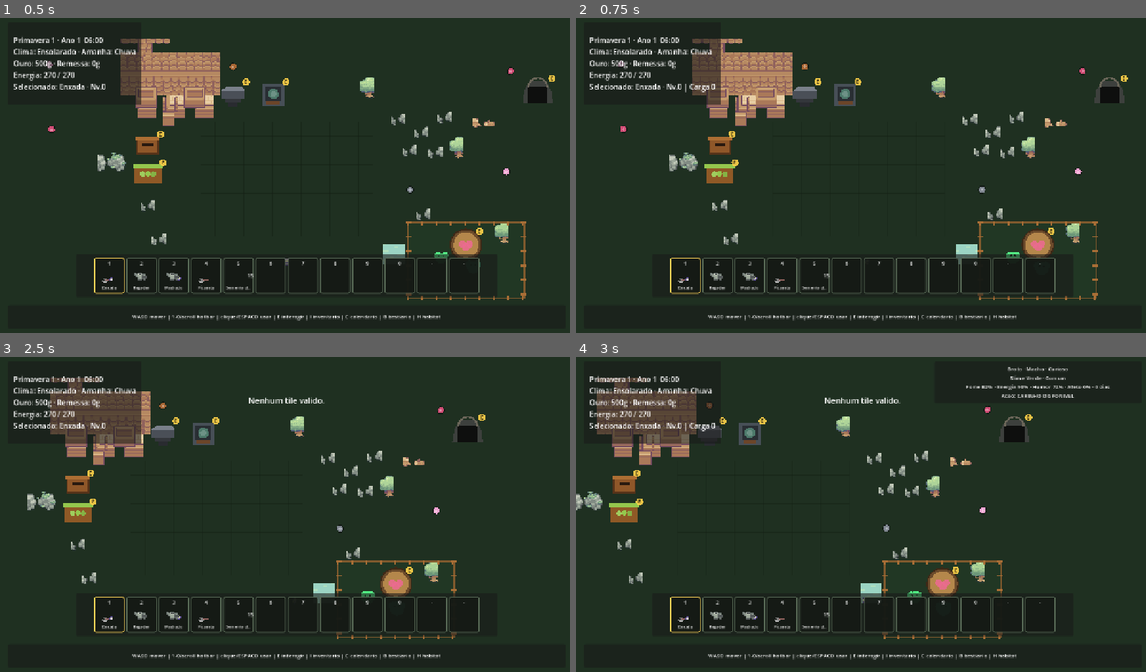
Above: before the commit, frames 1-4 (two rows, left to right).
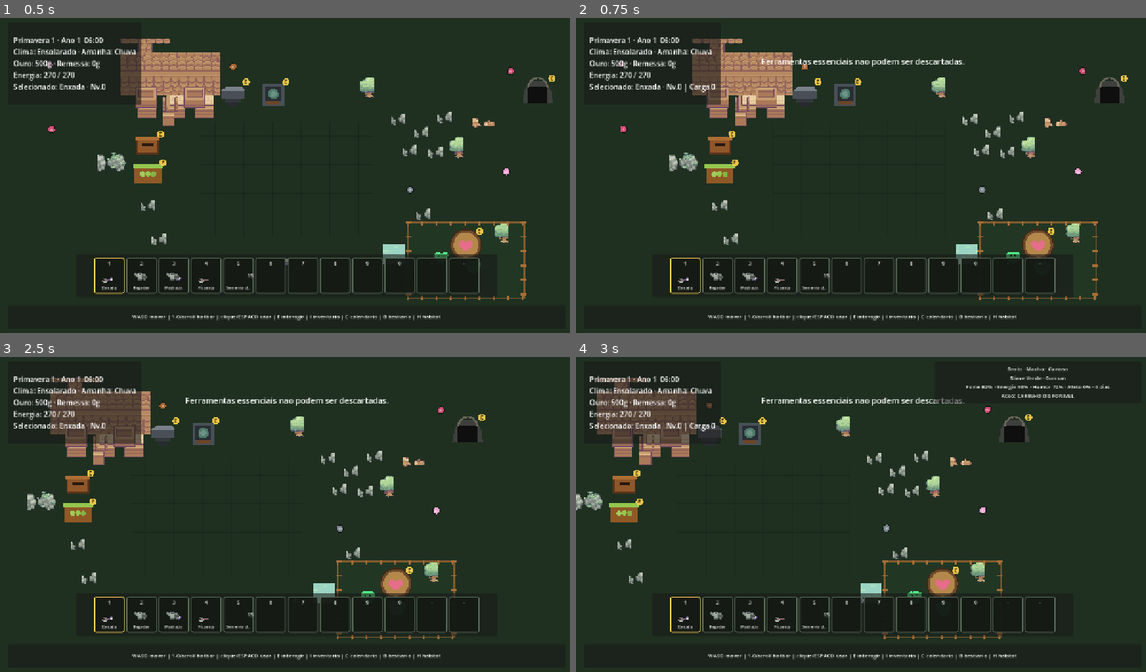
Above: after the commit, the same moments.

Repository: HelioConde/GameSlime
Game: Godot game, scene res://scenes/world/main.tscn
The game is run twice, just before and just after one commit, with the same random seed, the same clock (stepped at 60 frames per second) and the same inputs.
Inputs (mouse positions are in pixels of both pictures, inside the frame that each line leads up to):
- Up to frame 1 (0.5 s): no input
- Up to frame 2 (0.75 s): tap Enter at 0.5 s; move the mouse to (986, 159) at 0.52 s; hold D from 0.53 s (still down); tap Q at 0.6 s; click (986, 159) at 0.67 s
- Up to frame 3 (2.5 s): tap Space at 0.77 s; release D at 1.25 s; drag from (171, 530) to (256, 577) at 1.27 s; move the mouse to (342, 445) at 2.02 s; hold D from 2.03 s (still down); tap E at 2.1 s; tap Q at 2.3 s
- Up to frame 4 (3 s): release D at 2.75 s; drag from (832, 577) to (690, 467) at 2.77 s

Frame 1 is identical in both runs. In frame 2, 0.4% of the frame differs, in the area x 32-69%, y 12-16%; in frame 3, 0.4%; in frame 4, 0.4%.

Commit message:
feat: let player drop selected inventory items

Diff:
--- a/scripts/entities/player/player_controller.gd
+++ b/scripts/entities/player/player_controller.gd
@@ -4,6 +4,7 @@
 const PLAYER_MOVE_TEXTURE: Texture2D = preload("res://assets/sprout_lands/characters/player_premium.png")
 const PLAYER_ACTION_TEXTURE: Texture2D = preload("res://assets/sprout_lands/characters/player_actions.png")
 const FEEDBACK_BURST_SCENE := preload("res://scenes/vfx/world_feedback_burst.tscn")
+const ITEM_DROP_SCENE := preload("res://scenes/world/item_drop.tscn")
 const WORLD_FORAGE_DEFINITIONS: Array[ItemDefinition] = [
 	preload("res://resources/items/wild_flower.tres"),
 	preload("res://resources/items/wild_berry.tres"),
@@ -156,6 +157,8 @@
 				_primary_action_pressed()
 			KEY_E:
 				_interact()
+			KEY_Q:
+				_drop_selected_item(event.shift_pressed)
 	else:
 		if event.physical_keycode == KEY_SPACE:
 			_primary_action_released()
@@ -280,6 +283,40 @@
 	Sfx.play_cue(&"confirm")
 	var restored := roundi(energy.current_energy - before)
 	feedback_requested.emit("Comeu %s · +%d energia." % [item.display_name, restored])
+
+
+func _drop_selected_item(drop_all: bool = false) -> void:
+	var stack := inventory.get_selected_stack()
+	if stack == null or stack.is_empty() or stack.item == null:
+		feedback_requested.emit("Nenhum item selecionado para soltar.")
+		return
+	if stack.item.kind == ItemDefinition.ItemKind.TOOL:
+		feedback_requested.emit("Ferramentas essenciais nao podem ser descartadas.")
+		Sfx.play_cue(&"warning")
+		return
+	if get_parent() == null:
+		return
+
+	var item := stack.item
+	var quality := stack.quality
+	var amount := stack.amount if drop_all else 1
+	if not inventory.remove_from_slot(inventory.selected_slot, amount):
+		return
+
+	var drop := ITEM_DROP_SCENE.instantiate() as ItemDrop
+	if drop == null:
+		inventory.add_item(item, amount, quality)
+		return
+
+	get_parent().add_child(drop)
+	drop.global_position = global_position + Vector2(facing) * 28.0
+	drop.configure(item.id, amount, item.tint, quality)
+	Sfx.play_cue(&"pickup")
+
+	var quality_text := ""
+	if quality > InventorySlotData.Quality.NORMAL:
+		quality_text = " · %s" % InventorySlotData.get_quality_name(quality)
+	feedback_requested.emit("Soltou %s x%d%s." % [item.display_name, amount, quality_text])
 
 
 func _primary_action_released() -> void:
